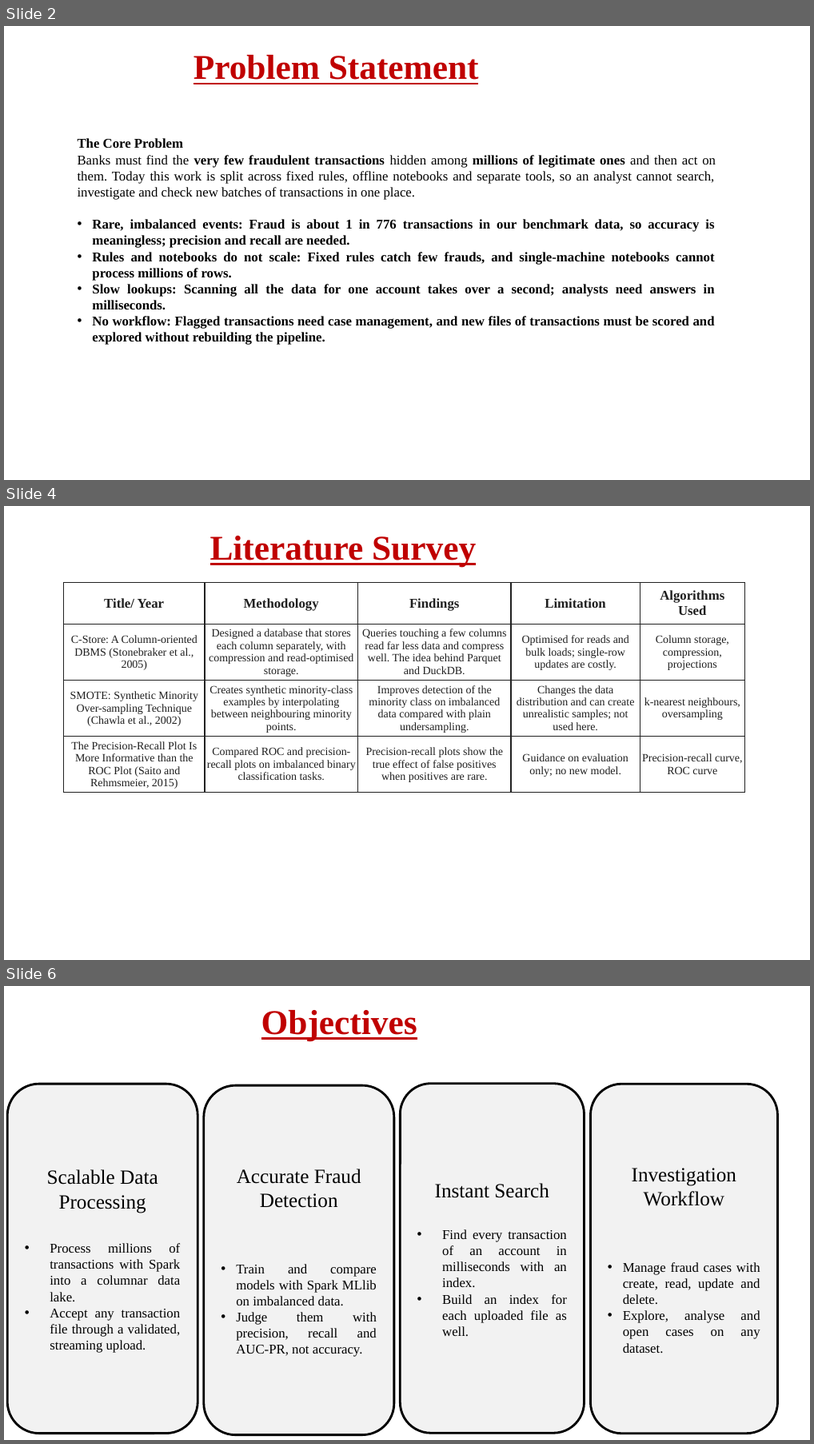
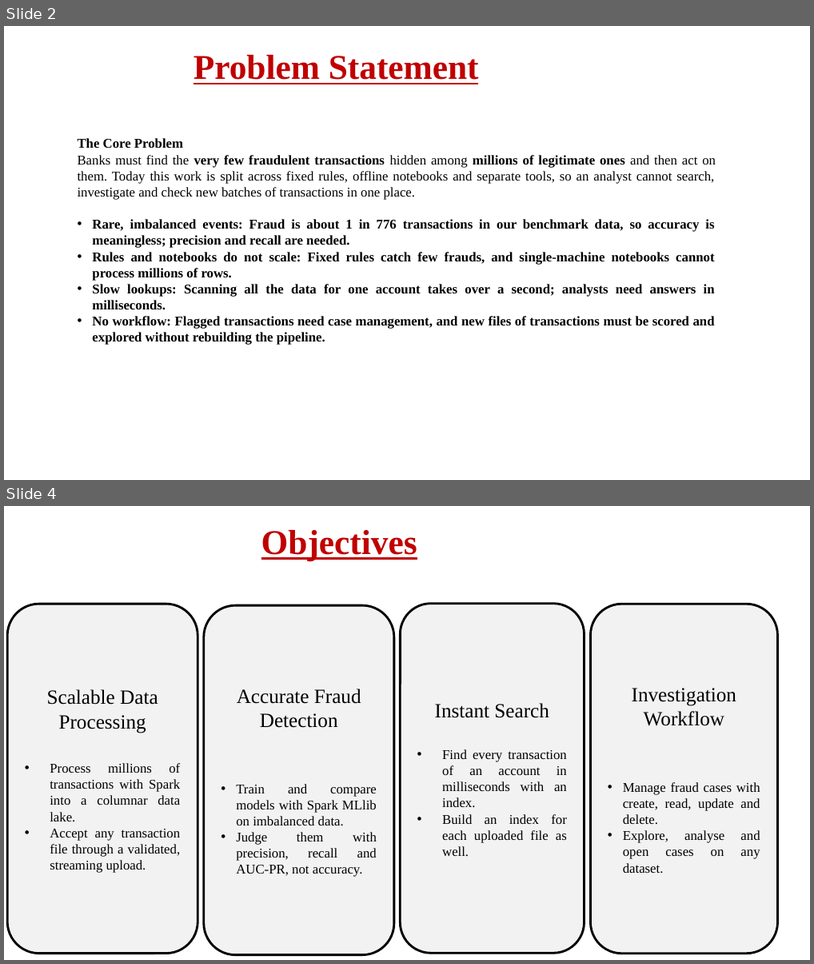
Before and after one commit to JayQuery-007/bank_transaction_analysis, a slide deck: docs/Mini_Project_Presentation.pptx. Shown one above the other, each under a label of ours: slides 2, 4 and 6 before the commit, slides 2 and 4 after it; the slides between them are not shown. The pictures are 814x1444 and 814x964 pixels, drawn with LibreOffice and Linux fonts; fonts in the diff are those of the drawing; background and template pictures are left out. Boxes give left, top, right and bottom in pixels: in the first picture for what was removed or moved away, otherwise in the second. Text is boxed around its words. In the diff, an @@ line names an element or a change of style, - is before the commit and + after.

```diff
--- a/docs/Mini_Project_Presentation.pptx
+++ b/docs/Mini_Project_Presentation.pptx
@@ slide 4 removed at <box>4,506,810,960</box>, background #FFFFFF @@
@@ title removed at <box>210,536,476,567</box> @@
-Literature Survey
@@ table removed at <box>64,583,745,847</box>, 4 rows, 5 columns @@
-Title/ Year | Methodology | Findings | Limitation | Algorithms Used
-C-Store: A Column-oriented DBMS (Stonebraker et al., 2005) | Designed a database that stores each column separately, with compression and read-optimised storage. | Queries touching a few columns read far less data and compress well. The idea behind Parquet and DuckDB. | Optimised for reads and bulk loads; single-row updates are costly. | Column storage, compression, projections
-SMOTE: Synthetic Minority Over-sampling Technique (Chawla et al., 2002) | Creates synthetic minority-class examples by interpolating between neighbouring minority points. | Improves detection of the minority class on imbalanced data compared with plain undersampling. | Changes the data distribution and can create unrealistic samples; not used here. | k-nearest neighbours, oversampling
-The Precision-Recall Plot Is More Informative than the ROC Plot (Saito and Rehmsmeier, 2015) | Compared ROC and precision-recall plots on imbalanced binary classification tasks. | Precision-recall plots show the true effect of false positives when positives are rare. | Guidance on evaluation only; no new model. | Precision-recall curve, ROC curve
@@ what was slide 6 is now slide 4 @@
```
Also in this commit, not shown: 2 slides changed, 1 other slide removed, 4 other files.
